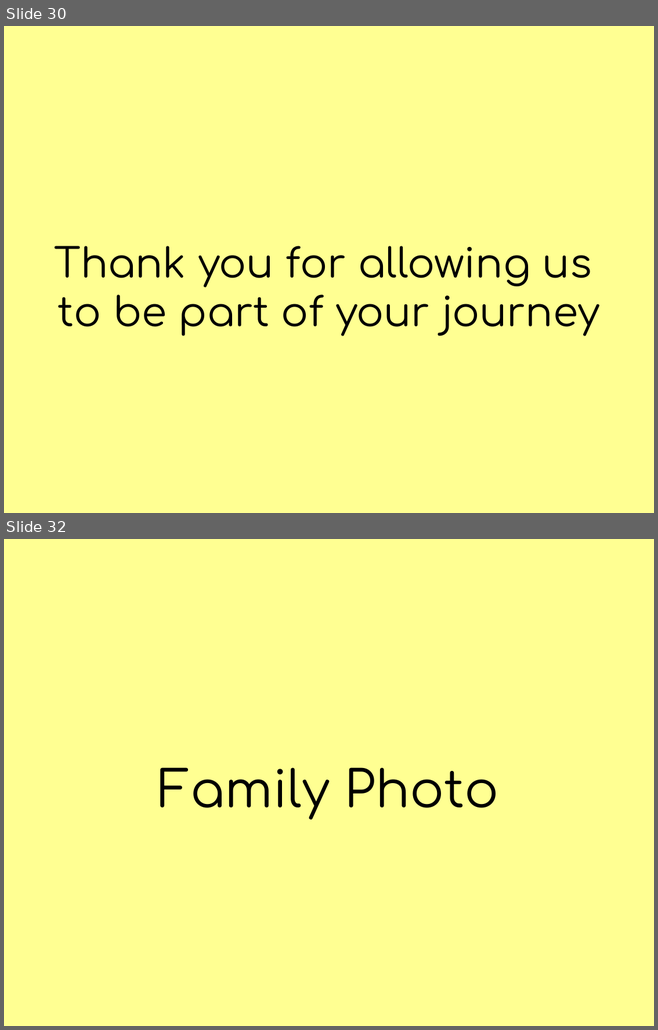
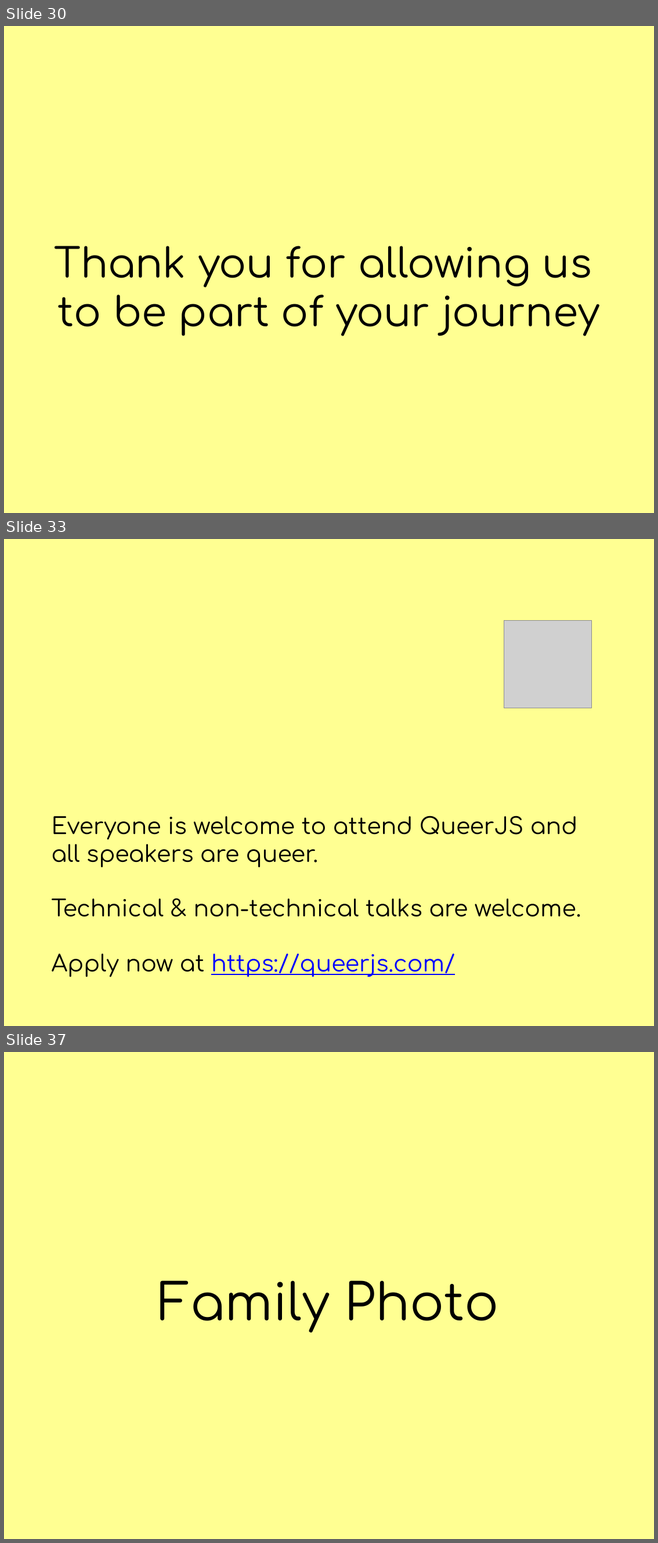
Before and after one commit to JiggyPete/global-diversity-cfp-day-site, a slide deck: public/slides/global-diversity-cfp-day.pptx. Shown one above the other, each under a label of ours: slides 30 and 32 before the commit, slides 30, 33 and 37 after it; the slides between them are not shown. The pictures are 658x1030 and 658x1543 pixels, drawn with LibreOffice and Linux fonts; fonts in the diff are those of the drawing; grey boxes stand for pictures. Boxes give left, top, right and bottom in pixels: in the first picture for what was removed or moved away, otherwise in the second. Text is boxed around its words. In the diff, an @@ line names an element or a change of style, - is before the commit and + after.

```diff
--- a/public/slides/global-diversity-cfp-day.pptx
+++ b/public/slides/global-diversity-cfp-day.pptx
@@ slide 33 added at box(4, 539, 654, 1026), background #FFFF92 @@
@@ picture added at box(504, 620, 591, 708) @@
@@ title added at box(52, 816, 581, 977), 36.1 pt, text #000000 @@
+Everyone is welcome to attend QueerJS and all speakers are queer.
+Technical & non-technical talks are welcome.
+Apply now at https://queerjs.com/
@@ what was slide 32 is now slide 37 @@
```
Also in this commit, not shown: 1 slide changed, 4 other slides added, 3 other files.
